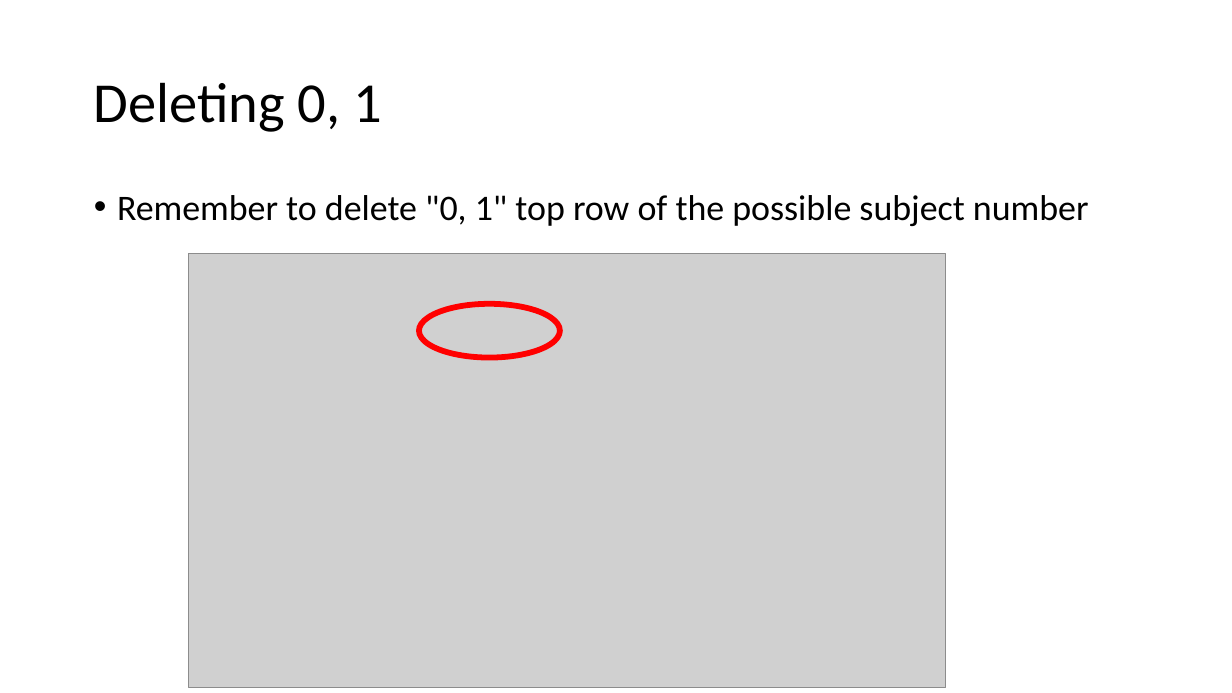
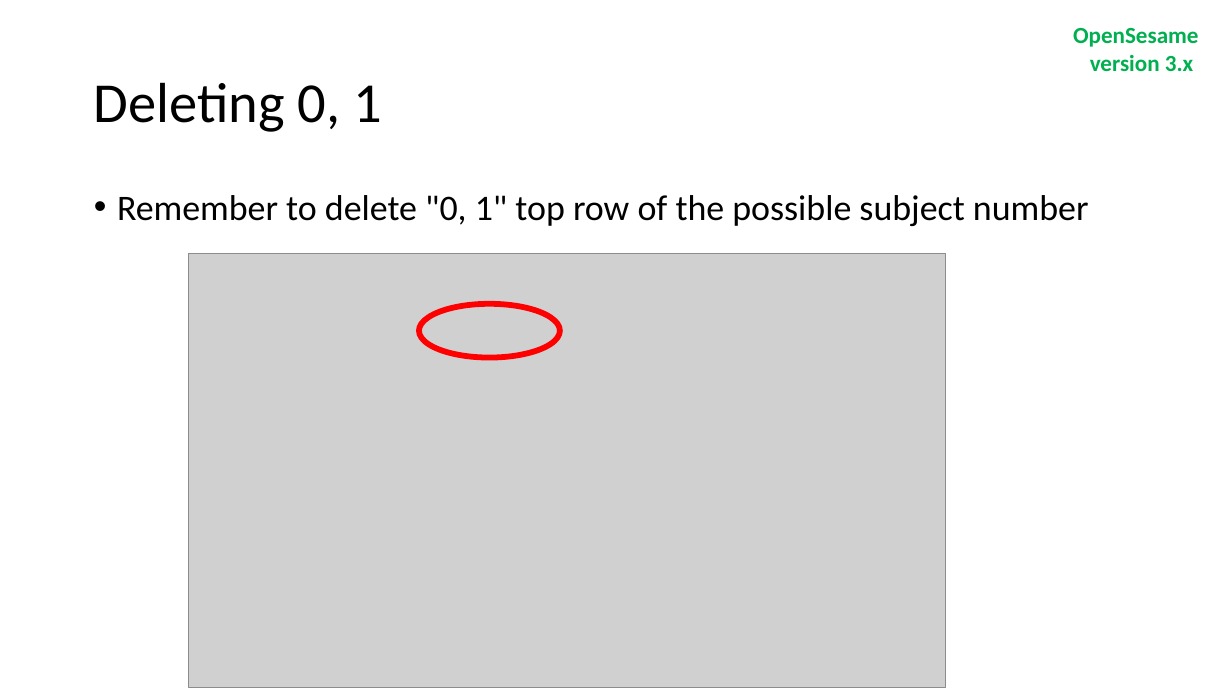
Before and after one commit to ajwills72/rmip, a slide deck: slide 3 of docs/prepare_your_online_study.pptx. Drawn at 1232x693 pixels with LibreOffice and Linux fonts; fonts in the diff are those of the drawing; grey boxes stand for pictures. Boxes give left, top, right and bottom in pixels: in the first picture for what was removed or moved away, otherwise in the second. Text is boxed around its words. In the diff, an @@ line names an element or a change of style, - is before the commit and + after.

Commit message:
updated prepare_your_online_study.pptx with instructions for OpenSesame v4

```diff
--- a/docs/prepare_your_online_study.pptx
+++ b/docs/prepare_your_online_study.pptx
@@ text added at (1073, 28, 1198, 71), 18 pt, text #00B050, bold @@
+OpenSesame
+version 3.x
```
Also in this commit, not shown: 5 other slides changed, 6 slides added.
